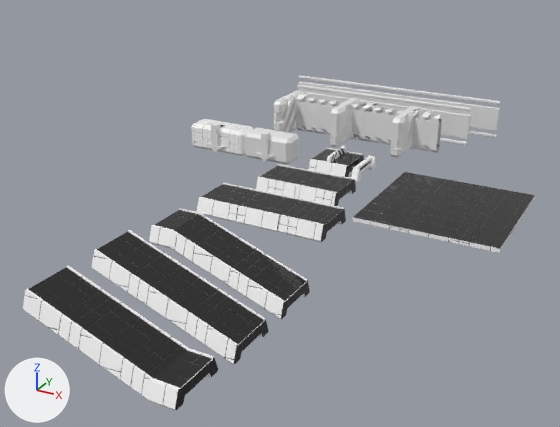
An edit to the FBX model ChromaShift/Assets/Prefabs/Prefabs.fbx, drawn before and after from the same camera.
Rendered twice from a camera (50 mm lens) standing at (45.1, -109.5, 38.6) and looking at (1.1, -29.5, -1.4). The axes (+X, +Y, +Z) are drawn at lower left. The lights are the same throughout. The picture after the commit comes second. Where no turn or scale is listed for an object, it has been applied to the vertices.

Before the edit, the objects in view are built like this:
```python
me_cube_002 = bpy.data.meshes.new('Cube.002')
me_cube_002.from_pydata(...)  # 49 vertices, 46 faces; spans x -5.0..5.0, y -2.0..2.0, z -2.0..2.0
# faces by material slot: [34, 12]
me_cube_002.materials.append(mat_polished_concrete_white)
me_cube_002.materials.append(mat_polished_concrete_black)
me_plane_008 = bpy.data.meshes.new('Plane.008')
me_plane_008.from_pydata(...)  # 178 vertices, 140 faces; spans x -1.5..0.0, y -5.0..3.0, z -0.5..5.5
me_plane_008.materials.append(mat_colorchangeable)  # white #e7e7e7
me_plane_013 = bpy.data.meshes.new('Plane.013')
me_plane_013.from_pydata(...)  # 88 vertices, 76 faces; spans x -9.0..9.0, y -3.6..3.6, z -5.3..3.3
# faces by material slot: [55, 21]
me_plane_013.materials.append(mat_polished_concrete_white)
me_plane_013.materials.append(mat_polished_concrete_black)
ob_platformslide = bpy.data.objects.new('PlatformSlide', me_plane_013)
ob_platformslide.location = (0.0, -50.0, -2.2)
ob_runnablewallledge_lod0 = bpy.data.objects.new('RunnableWallLedge_LOD0', me_plane_008)
ob_runnablewallledge_lod0.location = (-12.0, 0.0, 0.0)
ob_slideblock_lod0 = bpy.data.objects.new('SlideBlock_LOD0', me_cube_002)
ob_slideblock_lod0.location = (-20.0, -10.0, 0.0)
# also in view: 'RunnableWall_24m_LOD0' at (0.0, 0.7, 2.5); 'Cube.003' at (-11.0, -10.0, 0.0); 'PlatformSlideEntry' at (0.0, -40.0, -3.7); 'Platform_18x18_LOD0' at (20.0, -20.0, -0.2); 'RunnableWallLedge_LOD0.001' at (-2.8, -1.0, 2.5)
```
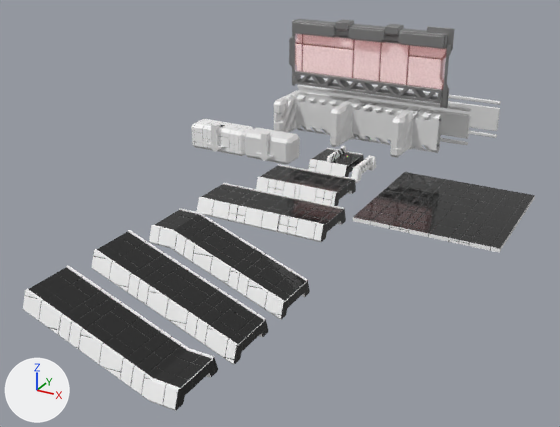
The change, as a diff of the scene's bpy script:
```diff
--- a/ChromaShift/Assets/Prefabs/Prefabs.fbx.py
+++ b/ChromaShift/Assets/Prefabs/Prefabs.fbx.py
@@ mat_laser @@
+mat_laser = principled_material('Laser')
+mat_laser.base_color = (0.8, 0.8, 0.8)  # white #e7e7e7
+mat_laser.alpha = 0.1
+mat_laser.emission_color = (1.0, 0.0, 0.0)  # red #ff0000
+mat_laser.emission_strength = 1.0
@@ mat_emit @@
+mat_emit = principled_material('Emit')
+mat_emit.base_color = (0.8, 0.8, 0.8)  # white #e7e7e7
+mat_emit.roughness = 0.4
@@ mat_steel @@
+mat_steel = principled_material('Steel')
+mat_steel.base_color = (0.363, 0.363, 0.363)  # grey #a2a2a2
+mat_steel.metallic = 1.0
+mat_steel.roughness = 0.62
@@ me_plane_022 @@
+me_plane_022.from_pydata([(-12.4, -0.1, 5.5), (12.3, -0.1, -0.5), (-12.4, -0.1, -0.5), (12.3, -0.1, 5.5)], [], [(1, 3, 0, 2)])
+me_plane_022.materials.append(mat_laser)  # white #e7e7e7, glowing red #ff0000
@@ me_plane_021 @@
+me_plane_021.from_pydata(...)  # 1407 vertices, 1607 faces; spans x -13.4..13.0, y -1.0..1.5, z -3.3..8.3
+# faces by material slot: [212, 24, 1371]
+me_plane_021.materials.append(mat_polished_concrete_white)
+me_plane_021.materials.append(mat_emit)  # white #e7e7e7
+me_plane_021.materials.append(mat_steel)  # grey #a2a2a2
@@ ob_runnablewall_24m_laser_lod0 @@
+ob_runnablewall_24m_laser_lod0 = bpy.data.objects.new('RunnableWall_24m_Laser_LOD0', me_plane_022)
+ob_runnablewall_24m_laser_lod0.location = (0.0, 0.0, 10.0)
@@ ob_runnablewall_24m_style1_lod0 @@
+ob_runnablewall_24m_style1_lod0 = bpy.data.objects.new('RunnableWall_24m_Style1_LOD0', me_plane_021)
+ob_runnablewall_24m_style1_lod0.location = (0.0, 0.0, 10.0)
```

Location of each change, (x1, y1, x2, y2) in pixels of the pictures (560 x 427 px):
'RunnableWall_24m_Laser_LOD0', added: after (295, 34, 447, 90)
'RunnableWall_24m_Style1_LOD0', added: after (289, 19, 455, 108)
    faces in mat_steel (grey #a2a2a2): (289, 19, 455, 108)
